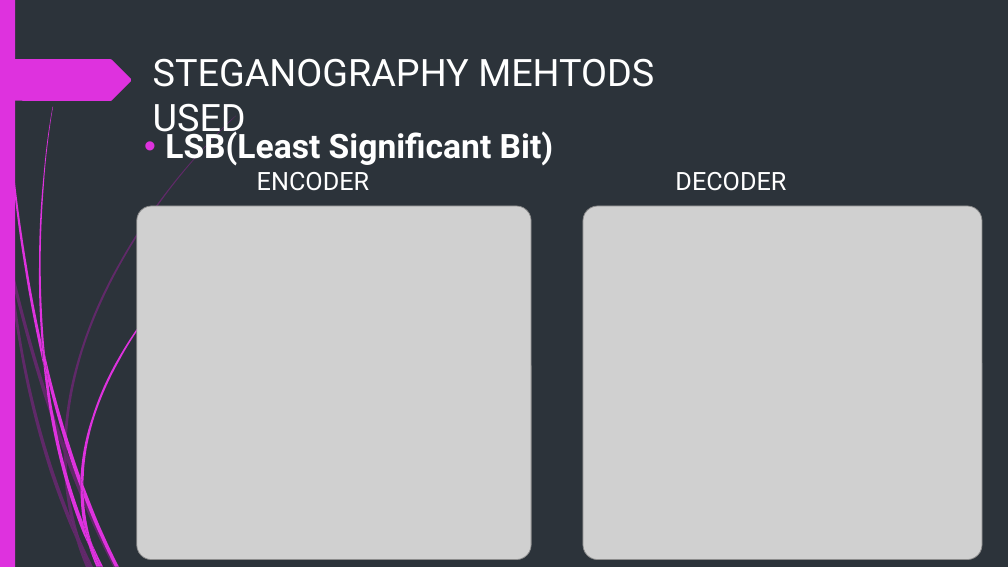
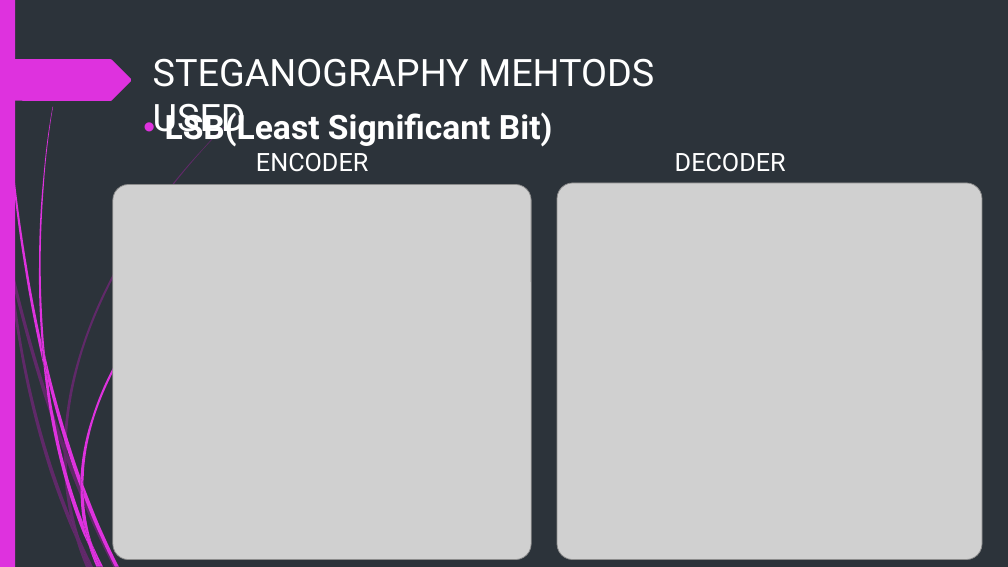
Before and after one commit to himeshnishant1/Image-Steagnography-Using-Python, a slide deck: slide 8 of Project letrature/IMAGE_STEGNOGRAPHY_USING_PYTHON.pptx. Drawn at 1008x567 pixels with LibreOffice and Linux fonts; fonts in the diff are those of the drawing; grey boxes stand for pictures. Boxes give left, top, right and bottom in pixels: in the first picture for what was removed or moved away, otherwise in the second. Text is boxed around its words. In the diff, an @@ line names an element or a change of style, - is before the commit and + after.

```diff
--- a/Project letrature/IMAGE_STEGNOGRAPHY_USING_PYTHON.pptx
+++ b/Project letrature/IMAGE_STEGNOGRAPHY_USING_PYTHON.pptx
@@ text "LSB(Least Significant Bit)": place and size @@
-text "LSB(Least Significant Bit)" at bbox=[165, 128, 786, 191]
+text "LSB(Least Significant Bit)" at bbox=[165, 109, 786, 172]
@@ picture: place and size @@
-picture at bbox=[137, 206, 532, 560]
+picture at bbox=[113, 185, 531, 560]
@@ picture: place and size @@
-picture at bbox=[583, 206, 982, 560]
+picture at bbox=[557, 183, 982, 560]
```
Also in this commit, not shown: 1 other slide changed.
